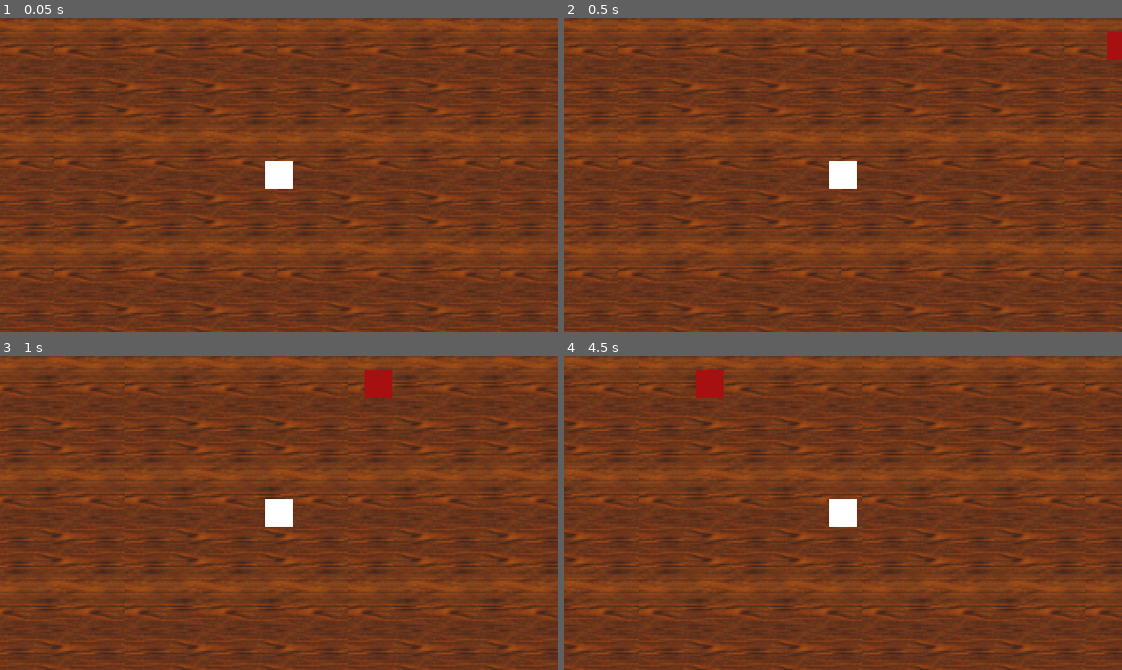
Above: before the commit, frames 1-4 (two rows, left to right).
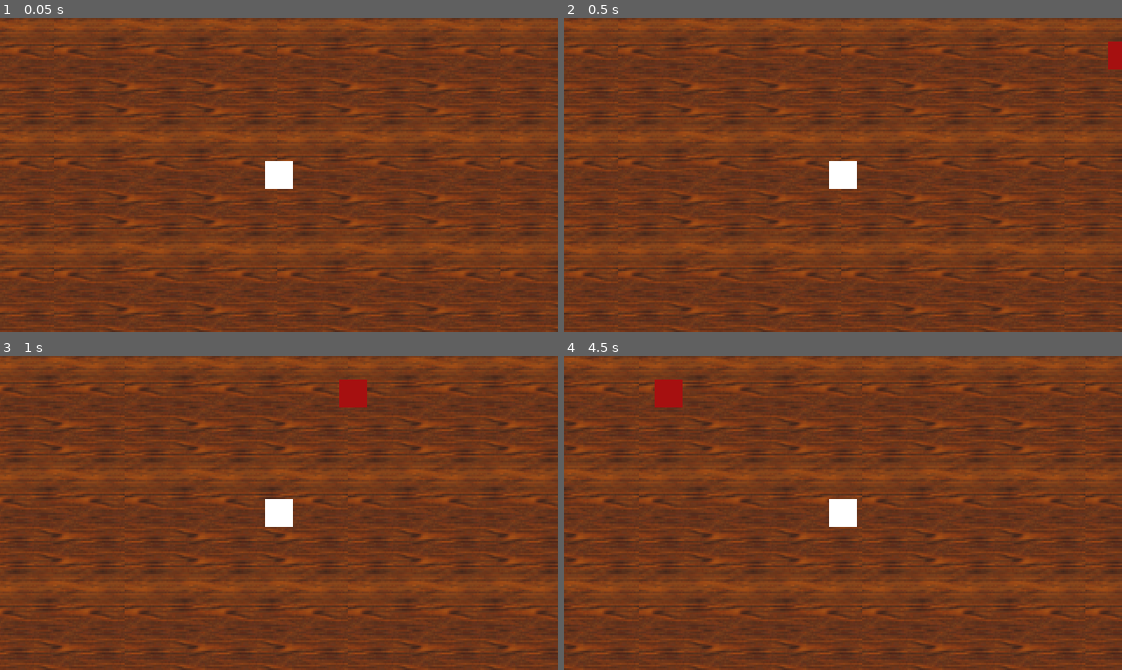
Above: after the commit, the same moments.

Repository: protodrew/MFGJ2021
Game: Godot game, scene res://Scenes/Main.tscn
Same seed, same stepped clock (60 frames per second), same inputs: the game is played once before the commit and once after it.
Inputs:
- Up to frame 1 (0.05 s): no input
- Up to frame 2 (0.5 s): no input
- Up to frame 3 (1 s): tap Enter (ui_accept) at 0.5, 0.77 s; hold Right (ui_right) from 0.53 s (still down)
- Up to frame 4 (4.5 s): release Right (ui_right) at 1.28 s; hold Down (ui_down) 1.28-2.03 s; tap Enter (ui_accept) at 1.52, 3.02, 3.77 s; hold Right (ui_right) 2.03-2.78 s; hold Up (ui_up) 2.78-3.53 s; hold Left (ui_left) from 3.53 s (still down)

Frame 1 is identical in both runs. In frame 2, 0.2% of the frame differs, in the area x 97-100%, y 4-17%; in frame 3, 0.8%; in frame 4, 0.9%, in the area x 16-29%, y 4-17%.

Commit message:
refactor

Diff:
--- a/Levels/Level1.tscn
+++ b/Levels/Level1.tscn
@@ -59,13 +59,13 @@
 format = 1
 tile_data = PoolIntArray( -131081, 0, 0, -131080, 0, 0, -131079, 0, 0, -131078, 0, 0, -131077, 0, 0, -131076, 0, 0, -13 …(4040 unchanged characters)…
 
-[node name="Enemy2" parent="." groups=[
-"enemy",
-] instance=ExtResource( 4 )]
-position = Vector2( 545.394, 183.039 )
-rotation = 1.5708
-
 [node name="Enemy" parent="." groups=[
 "enemy",
 ] instance=ExtResource( 4 )]
 position = Vector2( 13, 206 )
+
+[node name="Enemy2" parent="." groups=[
+"enemy",
+] instance=ExtResource( 4 )]
+position = Vector2( 560.903, 188.627 )
+rotation = 1.5708
--- a/Scripts/Enemy.gd
+++ b/Scripts/Enemy.gd
@@ -4,7 +4,7 @@
 var question = preload("res://Scenes/huh.tscn").instance()
 var exclamation = preload("res://Scenes/AHA.tscn").instance()
 var count = 20
-var speed = 30
+var speed = 60
 onready var shape = $CollisionShape2D
 
 func _process(delta):
@@ -17,10 +17,12 @@
 	if count == 0:
 		get_parent().get_parent().restart(get_parent().name.substr(get_parent().name.length() - 1, 1))
 
-	if rotation_degrees == 0 or rotation_degrees == 180:
+	if int(ceil(abs(rotation_degrees))) % 180 == 0 or int(floor(abs(rotation_degrees))) % 180 == 0:
 		move_and_slide(Vector2(0,speed))
 	else:
 		move_and_slide(Vector2(-speed,0))
+
+	print(rotation_degrees)
 
 func _on_Area2D_body_entered(body):
 	if body.is_in_group("player"):
